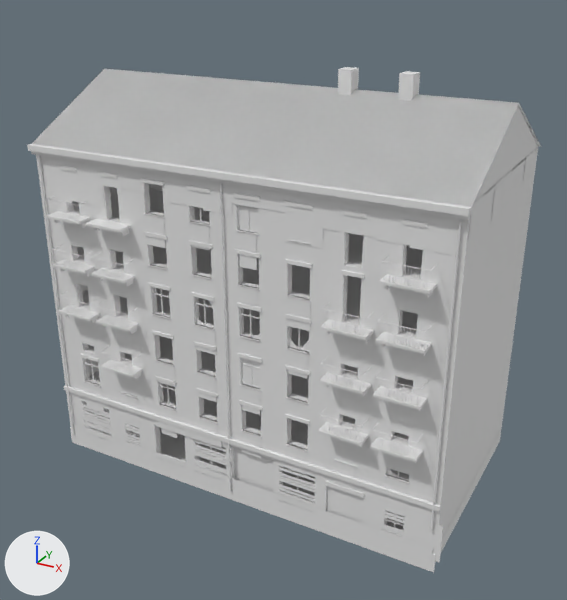
The glTF model assets/models/zone/street/house_f.glb, before and after one commit.
One viewpoint serves both versions: a 50 mm lens placed at (22.7, -41.5, 31.4), pointed at (0.6, -1.2, 11.3). The lights are fixed; the arrows at lower left show +X, +Y and +Z. The older version comes first. Materials are left out; every surface is plain grey. Vertices at exactly the same position are counted once.

Objects in the first picture: 'house_f'.
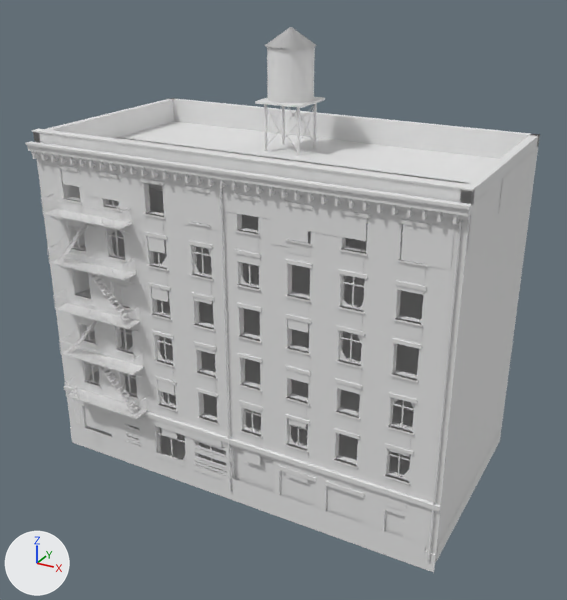
What the commit changed:
me_house_f is used by ob_house_f; location (0.0, 0.0, 0.0).
me_house_f had 8119 vertices, 13476 faces and spanned x -13.6..13.8, y -8.0..7.3, z -0.6..25.6.
me_house_f now has 8781 vertices, 13266 faces and spans x -13.6..13.6, y -8.2..7.1, z -0.6..27.4.
me_house_f part 1: the loose piece of 8 vertices spanning x 7.2..8.4, y -7.1..-7.0, z 9.9..10.2 is scaled about its middle by (1.28, 1, 1).
me_house_f part 2: the loose piece of 8 vertices spanning x 7.2..8.4, y -7.1..-7.0, z 13.1..13.4 is scaled about its middle by (1.28, 1, 1).
me_house_f part 3: the loose piece of 8 vertices spanning x 7.2..8.4, y -7.1..-7.0, z 19.5..19.8 is scaled about its middle by (1.28, 1, 1), then moved by (0.0, 0.0, -3.2).
me_house_f part 4: the loose piece of 8 vertices spanning x -8.4..-7.2, y -7.1..-7.0, z 19.5..19.8 is scaled about its middle by (1.28, 1, 1), then moved by (-3.1, 0.0, 0.0).
me_house_f part 5: a new loose piece, a box spanning x -13.55..13.55, y -7.05..-6.45, z 21.6..21.7.
me_house_f part 6: 513 loose pieces with 4193 vertices, spanning x -13.6..13.8, y -8.0..7.3, z 0.1..25.6, are deleted.
me_house_f part 7: 15 vertices moved within x -12.0..11.5, y -7.9..7.0, z 0.0..17.7; 733 vertices removed from x -13.5..13.5, y -8.0..7.0, z 0.0..20.9; 5236 vertices added at x -13.6..13.6, y -8.2..7.0, z 0.0..21.6.
me_house_f part 8: 344 vertices added at x -2.6..0.6, y 0.9..4.1, z 20.0..27.4.
Other edits to the shape of me_house_f do not show in these pictures.

What differs and where, as boxes [x1, y1, x2, y2] in the pictures (567 x 600 px; the box of a moved part takes in the faces that stretch with it):
'house_f', reshaped (8% taller): before [27, 67, 541, 573]; after [26, 27, 540, 573]
part 1 of me_house_f, moved or reshaped (not visible before): after [335, 378, 362, 389]
part 2 of me_house_f, moved or reshaped (not visible before): after [336, 325, 365, 336]
part 3 of me_house_f, moved or reshaped: before [343, 210, 367, 218]; after [338, 269, 367, 279]
part 4 of me_house_f, moved or reshaped: before [100, 172, 117, 178]; after [58, 165, 79, 172]
part 5 of me_house_f, added: after [32, 129, 477, 191]
part 6 of me_house_f, deleted: before [32, 67, 541, 562]
part 7 of me_house_f, reshaped: before [36, 155, 501, 563]; after [26, 98, 540, 562]
part 8 of me_house_f, added: after [255, 27, 325, 156]
